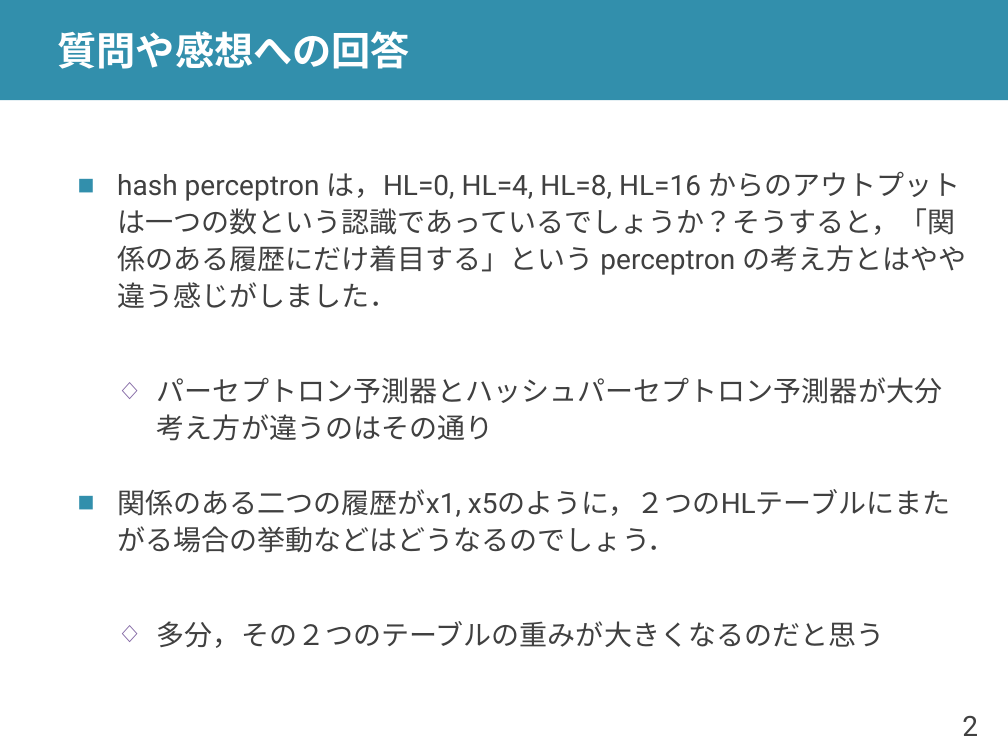
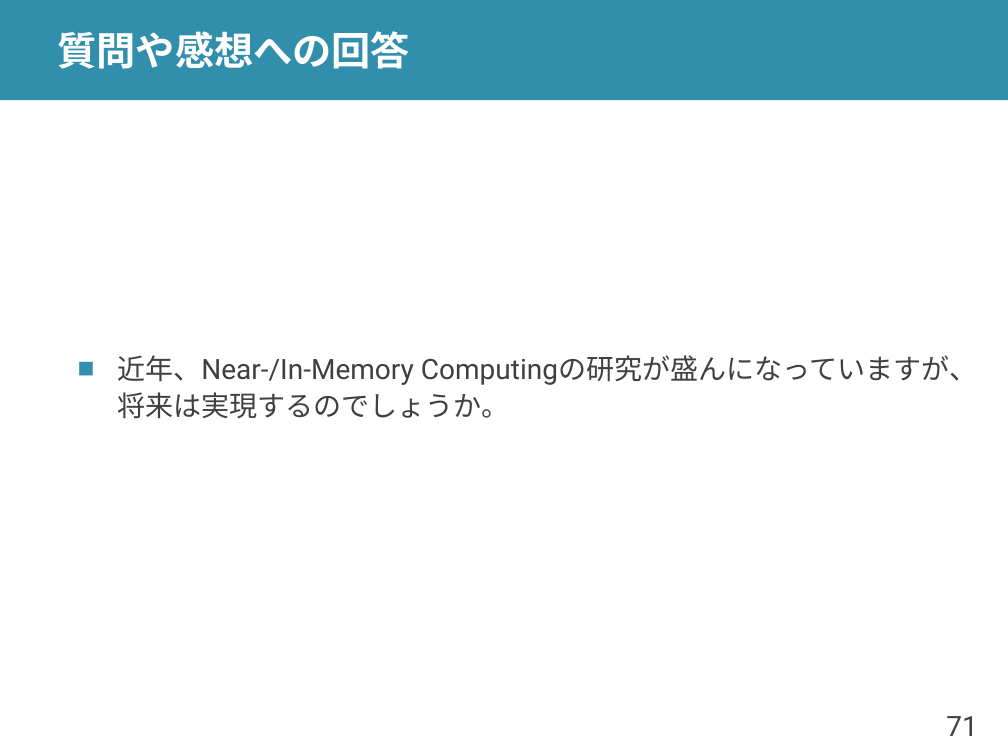
Before and after one commit to shioyadan/advanced-computer-organization, a slide deck: slide 71 of aco-shioya-08.pptx (slide 2 before the commit). Drawn at 1008x756 pixels with LibreOffice and Linux fonts; fonts in the diff are those of the drawing. Boxes give left, top, right and bottom in pixels: in the first picture for what was removed or moved away, otherwise in the second. Text is boxed around its words. In the diff, an @@ line names an element or a change of style, - is before the commit and + after.

```diff
--- a/aco-shioya-08.pptx
+++ b/aco-shioya-08.pptx
@@ text at (x1=117, y1=355, x2=977, y2=419): text changed @@
-■ hash perceptron は，HL=0, HL=4, HL=8, HL=16 からのアウトプットは一つの数という認識であっているでしょうか？そうすると，「関係のある履歴にだけ着目する」という perceptron の考え方とはやや違う感じがしました．
-  ◇ パーセプトロン予測器とハッシュパーセプトロン予測器が大分考え方が違うのはその通り
-■ 関係のある二つの履歴がx1, x5のように，２つのHLテーブルにまたがる場合の挙動などはどうなるのでしょう．
-  ◇ 多分，その２つのテーブルの重みが大きくなるのだと思う
+■ 近年、Near-/In-Memory Computingの研究が盛んになっていますが、将来は実現するのでしょうか。
@@ page number at (x1=946, y1=716, x2=977, y2=736): text changed @@
-2
+71
```
Also in this commit, not shown: 10 other slides changed, 5 slides added, 10 slides removed, 1 other file.
